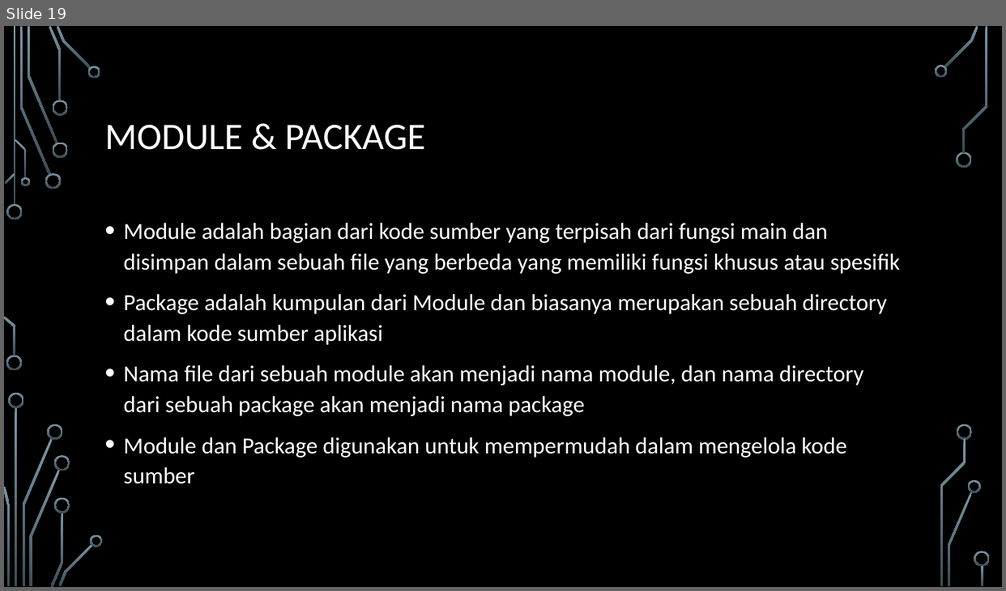
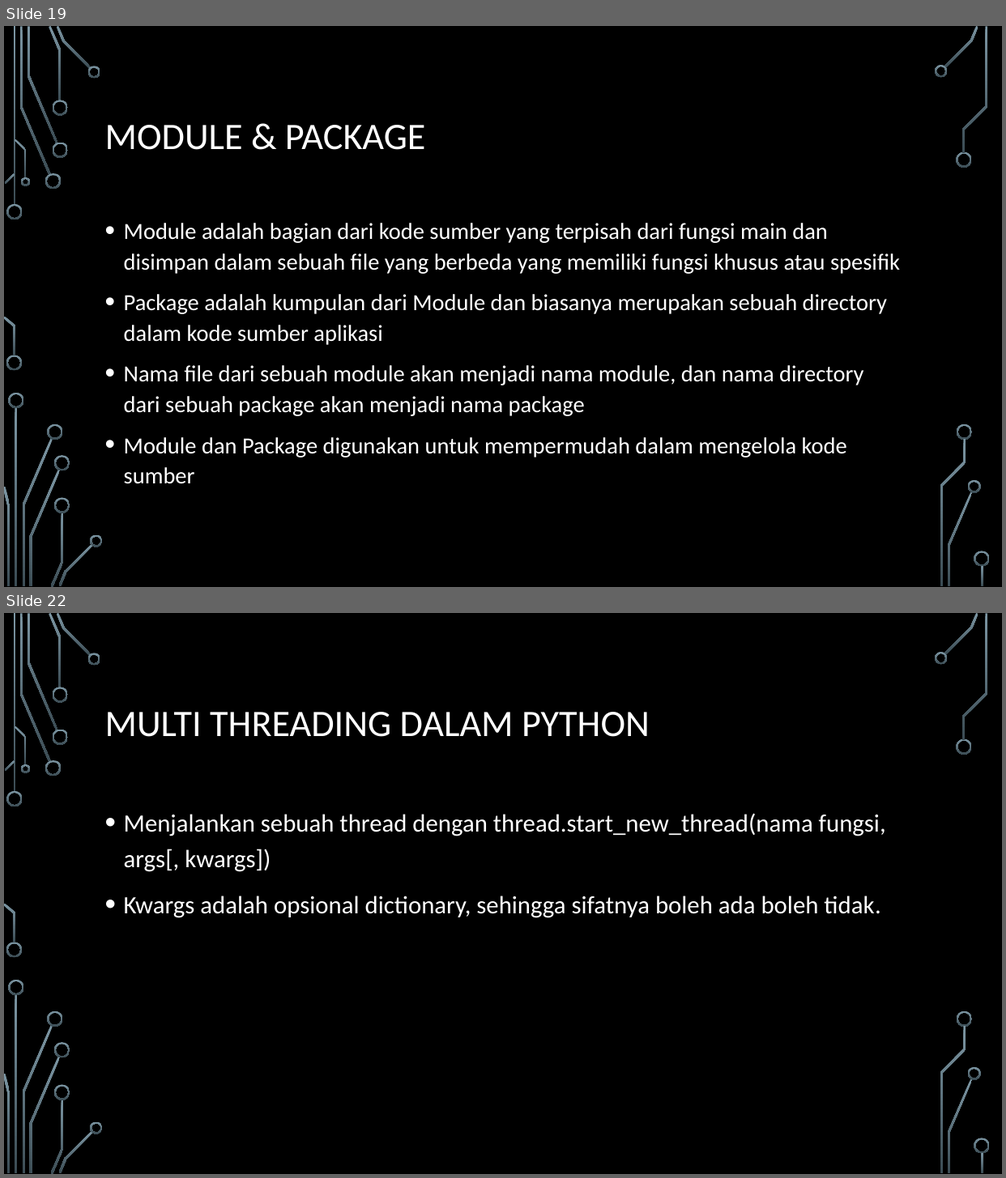
Before and after one commit to hendrawash/ClientServer1, a slide deck: CLIENT SERVER 1.pptx. Shown one above the other, each under a label of ours: slide 19 before the commit, slides 19 and 22 after it; the slides between them are not shown. The pictures are 1006x591 and 1006x1178 pixels, drawn with LibreOffice and Linux fonts; fonts in the diff are those of the drawing; background and template pictures are left out. Boxes give left, top, right and bottom in pixels: in the first picture for what was removed or moved away, otherwise in the second. Text is boxed around its words. In the diff, an @@ line names an element or a change of style, - is before the commit and + after.

Commit message:
Multi Thread

```diff
--- a/CLIENT SERVER 1.pptx
+++ b/CLIENT SERVER 1.pptx
@@ slide 22 added at [4, 613, 1002, 1174], background picture (left out); not listed: 36 template elements that a slide beside it also shows @@
@@ title added at [105, 712, 650, 737], 36 pt, text #FFFFFF @@
+MULTI THREADING DALAM PYTHON
@@ text added at [124, 813, 886, 918], 24 pt, text #FFFFFF @@
+• Menjalankan sebuah thread dengan thread.start_new_thread(nama fungsi, args[, kwargs])
+• Kwargs adalah opsional dictionary, sehingga sifatnya boleh ada boleh tidak.
```
Also in this commit, not shown: 2 other slides added, 2 other files.
